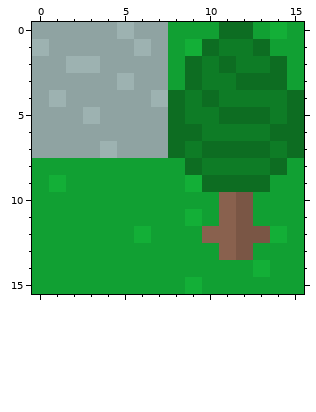
Edited in one commit: pixel-art sprite (resources/tile_map.png). The first picture shows the starting point.
The file is 16x16 pixels. Colours within 5 levels of each other are drawn and written as one.
After:
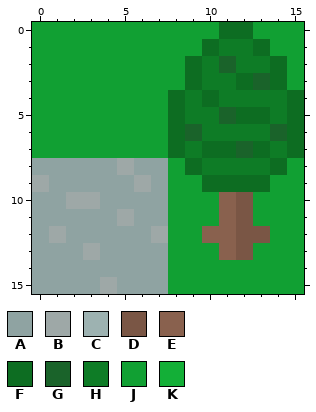
Palette (. is transparent): A #8fa3a2  B #9ea8a7  C #9db2b1  D #7a5645  E #89614e  F #0d6d22  G #1a632a  H #0e7c26  J #11a033  K #13af37
What changed:
@@ x 0..15 @@
- 0 AAAAACAAJJJFFJKJ
- 1 CAAAAACAJKFHHFJJ
- 2 AACCAAAAJFHFHHFJ
- 3 AAAAACAAJFHHFFFJ
- 4 ACAAAAACFHFHHHHF
- 5 AAACAAAAFHHFFFHF
- 6 AAAAAAAAFFHHHHFF
- 7 AAAACAAAFHFFFFHF
- 8 JJJJJJJJJFHHHHFJ
- 9 JKJJJJJJJKFFFFJJ
-10 JJJJJJJJJJJEDJJJ
-11 JJJJJJJJJKJEDJJJ
-12 JJJJJJKJJJEEDDKJ
-13 JJJJJJJJJJJEDJJJ
-14 JJJJJJJJJJJJJKJJ
-15 JJJJJJJJJKJJJJJJ
+ 0 JJJJJJJJJJJFFJJJ
+ 1 JJJJJJJJJJFHHFJJ
+ 2 JJJJJJJJJFHGHHFJ
+ 3 JJJJJJJJJFHHFGFJ
+ 4 JJJJJJJJFHFHHHHF
+ 5 JJJJJJJJFHHGFFHF
+ 6 JJJJJJJJFGHHHHGF
+ 7 JJJJJJJJFHFFGFHF
+ 8 AAAAABAAJFHHHHFJ
+ 9 BAAAAABAJJFFFFJJ
+10 AABBAAAAJJJEDJJJ
+11 AAAAABAAJJJEDJJJ
+12 ABAAAAABJJEEDDJJ
+13 AAABAAAAJJJEDJJJ
+14 AAAAAAAAJJJJJJJJ
+15 AAAABAAAJJJJJJJJ
Boxes around the changes in both pictures, in picture pixels (x1, y1, x2, y2):
changed: (32, 22, 287, 294)
